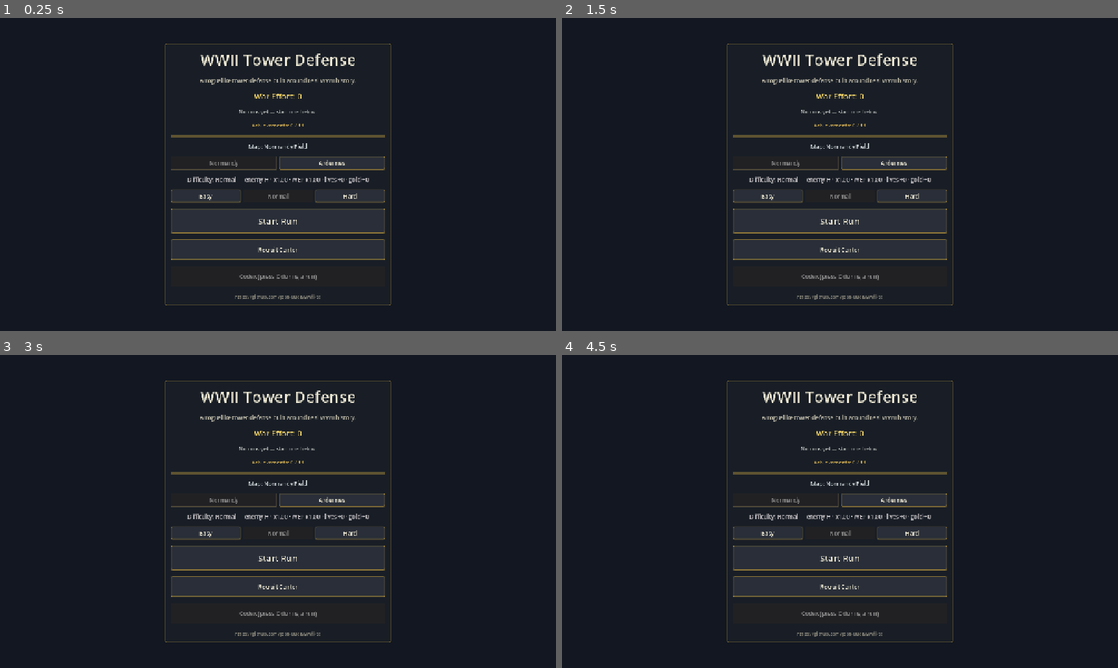
Above: before the commit, frames 1-4 (two rows, left to right).
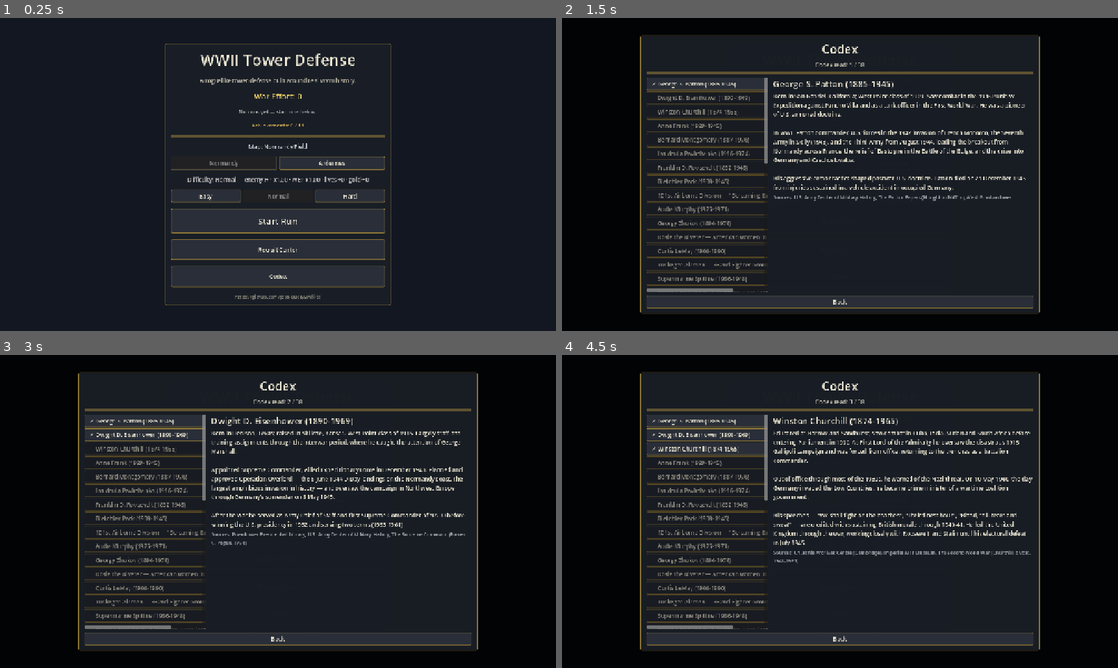
Above: after the commit, the same moments.

Repository: Josh-Buck/wwii-td
Game: Godot game, scene res://scenes/main/Main.tscn
Same seed, same stepped clock (60 frames per second), same inputs: the game is played once before the commit and once after it.
Inputs (mouse positions are in pixels of both pictures, inside the frame that each line leads up to):
- Up to frame 1 (0.25 s): no input
- Up to frame 2 (1.5 s): click (840, 277) at 0.5 s, where only the run after the commit has a clickable "Codex"; click (728, 83) at 1.25 s, where only the run after the commit has a clickable "George S. Patton (1885-1945)"
- Up to frame 3 (3 s): click (166, 420) at 2 s, where only the run after the commit has a clickable "✓ George S. Patton (1885-1945)"; click (166, 436) at 2.75 s, where only the run after the commit has a clickable "Dwight D. Eisenhower (1890-19…"
- Up to frame 4 (4.5 s): click (728, 436) at 3.5 s, where only the run after the commit has a clickable "✓ Dwight D. Eisenhower (1890-…"; click (728, 448) at 4.25 s, where only the run after the commit has a clickable "Winston Churchill (1874-1965)"

The runs differ from the first frame. In frame 1, 0.5% of the frame differs, in the area x 30-70%, y 79-87%; in frame 2, 47%; in frame 3, 48%; in frame 4, 48%, in the area x 0-100%, y 0-100%.

Commit message:
feat: codex viewer on main menu (history without starting a run)
Adds a CodexOverlay on the main menu with a left-pane entry list and a
right-pane reader. Shows a read/unread checkmark per entry plus an
overall 'X / 37 read' progress counter. Selecting an entry marks it
seen so it counts toward the Manhattan codex chain and the codex-seen
achievement. Closes back to the main menu.

The codex button on the main menu was previously disabled with a note
to press C during a run — now fully usable from the title screen.

Diff:
--- a/scenes/main/MainMenu.gd
+++ b/scenes/main/MainMenu.gd
@@ -24,6 +24,36 @@
 @onready var recruit_wep: Label = $RecruitOverlay/Panel/VBox/WepLabel
 @onready var recruit_list: VBoxContainer = $RecruitOverlay/Panel/VBox/Scroll/RosterList
 @onready var recruit_close: Button = $RecruitOverlay/Panel/VBox/CloseButton
+@onready var codex_overlay: Control = $CodexOverlay
+@onready var codex_progress: Label = $CodexOverlay/Panel/VBox/Progress
+@onready var codex_list: VBoxContainer = $CodexOverlay/Panel/VBox/HSplit/ListScroll/EntryList
+@onready var codex_title: Label = $CodexOverlay/Panel/VBox/HSplit/ContentScroll/ContentVBox/EntryTitle
+@onready var codex_body: Label = $CodexOverlay/Panel/VBox/HSplit/ContentScroll/ContentVBox/EntryBody
+@onready var codex_sources: Label = $CodexOverlay/Panel/VBox/HSplit/ContentScroll/ContentVBox/EntrySources
+@onready var codex_close_btn: Button = $CodexOverlay/Panel/VBox/CodexCloseButton
+
+const _CODEX_PATHS: Array[String] = [
+	"res://data/codex/patton.tres", "res://data/codex/eisenhower.tres",
+	"res://data/codex/churchill.tres", "res://data/codex/anne_frank.tres",
+	"res://data/codex/montgomery.tres", "res://data/codex/pavlichenko.tres",
+	"res://data/codex/fdr.tres", "res://data/codex/bletchley.tres",
+	"res://data/codex/airborne_101.tres", "res://data/codex/audie_murphy.tres",
+	"res://data/codex/zhukov.tres", "res://data/codex/rosie.tres",
+	"res://data/codex/lemay.tres", "res://data/codex/tuskegee.tres",
+	"res://data/codex/spitfire.tres", "res://data/codex/mustang.tres",
+	"res://data/codex/b17.tres", "res://data/codex/maginot_bunker.tres",
+	"res://data/codex/wehrmacht_infantry.tres", "res://data/codex/panzer_iii.tres",
+	"res://data/codex/stuka.tres", "res://data/codex/waffen_ss.tres",
+	"res://data/codex/tiger_i.tres", "res://data/codex/banzai.tres",
+	"res://data/codex/bersaglieri.tres", "res://data/codex/v2_rocket.tres",
+	"res://data/codex/kamikaze.tres",
+	"res://data/codex/rommel.tres", "res://data/codex/eichmann.tres",
+	"res://data/codex/heydrich.tres", "res://data/codex/mengele.tres",
+	"res://data/codex/himmler.tres", "res://data/codex/tojo.tres",
+	"res://data/codex/hitler.tres",
+	"res://data/codex/oppenheimer.tres", "res://data/codex/trinity.tres",
+	"res://data/codex/hiroshima.tres", "res://data/codex/nagasaki.tres",
+]
 
 const _STARTING_ROSTER: Array[String] = [
 	"res://data/towers/patton.tres",
@@ -49,9 +79,11 @@
 
 func _ready() -> void:
 	recruit_overlay.visible = false
+	codex_overlay.visible = false
 	start_btn.pressed.connect(_on_start_pressed)
 	recruit_btn.pressed.connect(_open_recruit)
 	codex_btn.pressed.connect(_on_codex_pressed)
+	codex_close_btn.pressed.connect(_close_codex)
 	recruit_close.pressed.connect(_close_recruit)
 	map_normandy_btn.pressed.connect(_select_map.bind(_MAP_NORMANDY))
 	map_ardennes_btn.pressed.connect(_select_map.bind(_MAP_ARDENNES))
@@ -110,9 +142,37 @@
 	start_run_requested.emit(_selected_map)
 
 func _on_codex_pressed() -> void:
-	# Codex lives inside the HUD during a run. Tell the player how to access it.
-	# (Standalone codex view is a follow-up.)
-	codex_btn.text = "Codex opens during a run (press C)"
+	codex_overlay.visible = true
+	_refresh_codex_list()
+
+func _close_codex() -> void:
+	codex_overlay.visible = false
+
+func _refresh_codex_list() -> void:
+	for c in codex_list.get_children():
+		c.queue_free()
+	var seen_count: int = 0
+	for path in _CODEX_PATHS:
+		var entry: Resource = load(path)
+		if entry == null:
+			continue
+		var seen: bool = entry.id in MetaProgress.codex_seen
+		if seen:
+			seen_count += 1
+		var btn := Button.new()
+		btn.text = ("✓ " if seen else "    ") + entry.title
+		btn.alignment = HORIZONTAL_ALIGNMENT_LEFT
+		btn.modulate = Color(1, 1, 1, 1) if seen else Color(0.6, 0.6, 0.6, 1)
+		btn.pressed.connect(_show_codex_entry.bind(entry))
+		codex_list.add_child(btn)
+	codex_progress.text = "Codex read: %d / %d" % [seen_count, _CODEX_PATHS.size()]
+
+func _show_codex_entry(entry: Resource) -> void:
+	codex_title.text = entry.title
+	codex_body.text = entry.body
+	codex_sources.text = entry.sources
+	MetaProgress.mark_codex_seen(entry.id)
+	_refresh_codex_list()
 
 func _open_recruit() -> void:
 	recruit_overlay.visible = true
--- a/scenes/main/MainMenu.tscn
+++ b/scenes/main/MainMenu.tscn
@@ -100,8 +100,7 @@
 
 [node name="CodexButton" type="Button" parent="Center/Panel/VBox"]
 custom_minimum_size = Vector2(0, 48)
-text = "Codex (press C during a run)"
-disabled = true
+text = "Codex"
 
 [node name="Footer" type="Label" parent="Center/Panel/VBox"]
 text = "https://github.com/Josh-Buck/wwii-td"
@@ -156,3 +155,70 @@
 
 [node name="CloseButton" type="Button" parent="RecruitOverlay/Panel/VBox"]
 text = "Back"
+
+[node name="CodexOverlay" type="Control" parent="."]
+visible = false
+offset_right = 1280.0
+offset_bottom = 720.0
+mouse_filter = 0
+
+[node name="Bg" type="ColorRect" parent="CodexOverlay"]
+offset_right = 1280.0
+offset_bottom = 720.0
+color = Color(0, 0, 0, 0.85)
+
+[node name="Panel" type="PanelContainer" parent="CodexOverlay"]
+offset_left = 180.0
+offset_top = 40.0
+offset_right = 1100.0
+offset_bottom = 680.0
+
+[node name="VBox" type="VBoxContainer" parent="CodexOverlay/Panel"]
+theme_override_constants/separation = 8
+
+[node name="Title" type="Label" parent="CodexOverlay/Panel/VBox"]
+text = "Codex"
+horizontal_alignment = 1
+theme_override_font_sizes/font_size = 28
+
+[node name="Progress" type="Label" parent="CodexOverlay/Panel/VBox"]
+text = ""
+horizontal_alignment = 1
+modulate = Color(0.85, 0.85, 0.85, 1)
+
+[node name="HSep" type="HSeparator" parent="CodexOverlay/Panel/VBox"]
+
+[node name="HSplit" type="HBoxContainer" parent="CodexOverlay/Panel/VBox"]
+size_flags_vertical = 3
+theme_override_constants/separation = 12
+
+[node name="ListScroll" type="ScrollContainer" parent="CodexOverlay/Panel/VBox/HSplit"]
+custom_minimum_size = Vector2(280, 0)
+
+[node name="EntryList" type="VBoxContainer" parent="CodexOverlay/Panel/VBox/HSplit/ListScroll"]
+size_flags_horizontal = 3
+theme_override_constants/separation = 2
+
+[node name="ContentScroll" type="ScrollContainer" parent="CodexOverlay/Panel/VBox/HSplit"]
+size_flags_horizontal = 3
+
+[node name="ContentVBox" type="VBoxContainer" parent="CodexOverlay/Panel/VBox/HSplit/ContentScroll"]
+size_flags_horizontal = 3
+theme_override_constants/separation = 6
+
+[node name="EntryTitle" type="Label" parent="CodexOverlay/Panel/VBox/HSplit/ContentScroll/ContentVBox"]
+text = "Select an entry"
+theme_override_font_sizes/font_size = 20
+
+[node name="EntryBody" type="Label" parent="CodexOverlay/Panel/VBox/HSplit/ContentScroll/ContentVBox"]
+text = ""
+autowrap_mode = 3
+
+[node name="EntrySources" type="Label" parent="CodexOverlay/Panel/VBox/HSplit/ContentScroll/ContentVBox"]
+text = ""
+modulate = Color(0.7, 0.75, 0.85, 1)
+autowrap_mode = 3
+theme_override_font_sizes/font_size = 11
+
+[node name="CodexCloseButton" type="Button" parent="CodexOverlay/Panel/VBox"]
+text = "Back"
